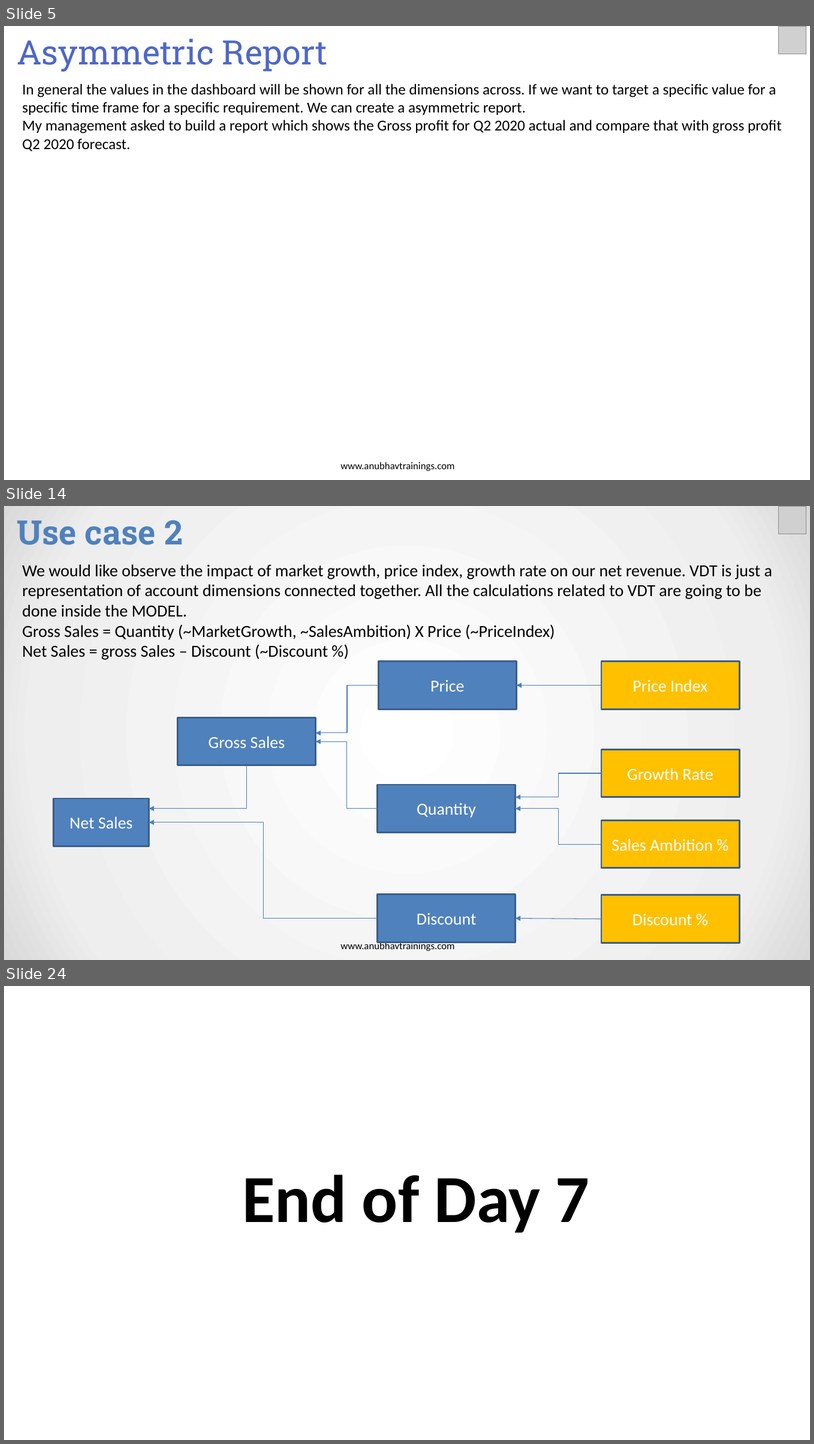
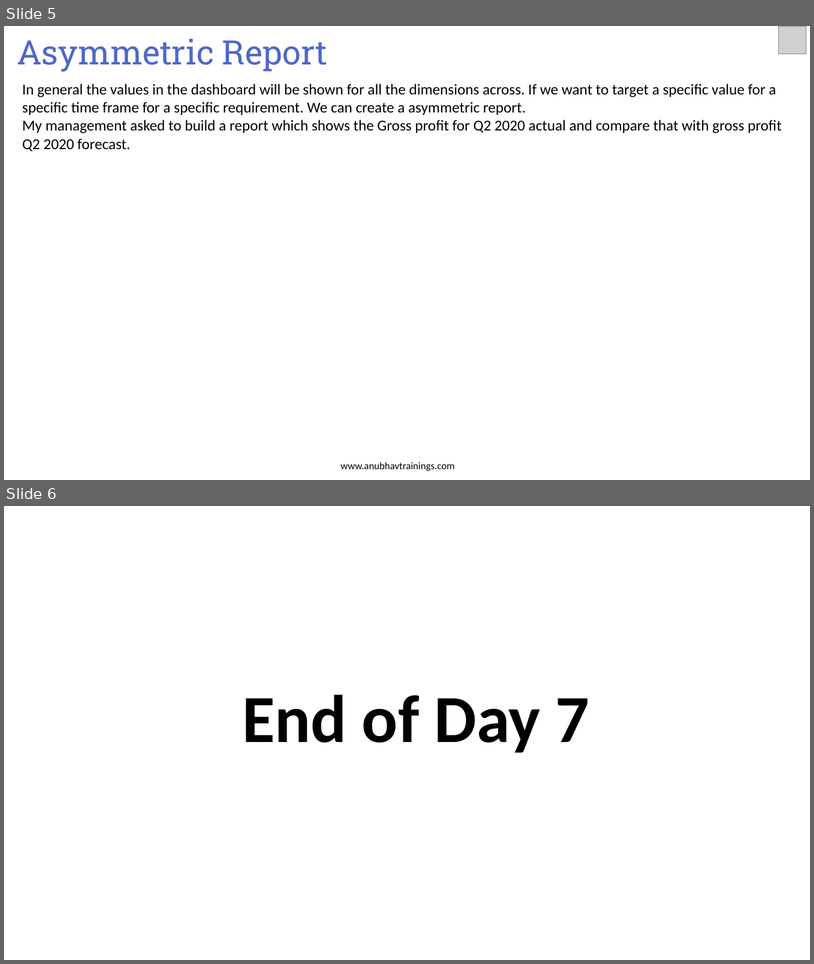
Before and after one commit to soyuztechnologies/SAC_merckgroup, a slide deck: day 7/SAC_Training Day 7.pptx. Shown one above the other, each under a label of ours: slides 5, 14 and 24 before the commit, slides 5 and 6 after it; the slides between them are not shown. The pictures are 814x1444 and 814x964 pixels, drawn with LibreOffice and Linux fonts; fonts in the diff are those of the drawing; grey boxes stand for pictures. Boxes give left, top, right and bottom in pixels: in the first picture for what was removed or moved away, otherwise in the second. Text is boxed around its words. In the diff, an @@ line names an element or a change of style, - is before the commit and + after.

```diff
--- a/day 7/SAC_Training Day 7.pptx
+++ b/day 7/SAC_Training Day 7.pptx
@@ slide 14 removed at bbox=[4, 506, 810, 960], background gradient #FFFFFF to #EEEEEE to #D9D9D9 @@
@@ text removed at bbox=[17, 520, 183, 545] @@
-Use case 2
@@ picture removed at bbox=[779, 507, 807, 534] @@
@@ text removed at bbox=[22, 564, 773, 660] @@
-We would like observe the impact of market growth, price index, growth rate on our net revenue. VDT is just a representation of account dimensions connected together. All the calculations related to VDT are going to be done inside the MODEL.
-Gross Sales = Quantity (~MarketGrowth, ~SalesAmbition) X Price (~PriceIndex)
-Net Sales = gross Sales – Discount (~Discount %)
@@ rectangle removed at bbox=[378, 661, 516, 709] @@
-Price
@@ rectangle removed at bbox=[602, 661, 740, 709] @@
-Price Index
@@ elbow arrow removed from (378, 685) to (316, 733) @@
@@ arrow removed from (602, 685) to (517, 685) @@
@@ rectangle removed at bbox=[177, 718, 315, 766] @@
-Gross Sales
@@ elbow arrow removed from (378, 808) to (316, 741) @@
@@ rectangle removed at bbox=[602, 749, 740, 797] @@
-Growth Rate
@@ elbow arrow removed from (246, 766) to (149, 808) @@
@@ elbow arrow removed from (602, 774) to (516, 797) @@
@@ rectangle removed at bbox=[378, 784, 516, 832] @@
-Quantity
@@ rectangle removed at bbox=[54, 798, 149, 846] @@
-Net Sales
@@ elbow arrow removed from (602, 844) to (516, 808) @@
@@ elbow arrow removed from (378, 918) to (149, 822) @@
@@ rectangle removed at bbox=[602, 820, 740, 868] @@
-Sales Ambition %
@@ rectangle removed at bbox=[378, 894, 516, 942] @@
-Discount
@@ rectangle removed at bbox=[602, 895, 740, 943] @@
-Discount %
@@ arrow removed from (602, 919) to (516, 918) @@
@@ text removed at bbox=[341, 941, 455, 951] @@
-www.anubhavtrainings.com
@@ what was slide 24 is now slide 6 @@
```
Also in this commit, not shown: 17 other slides removed, 6 other files.
